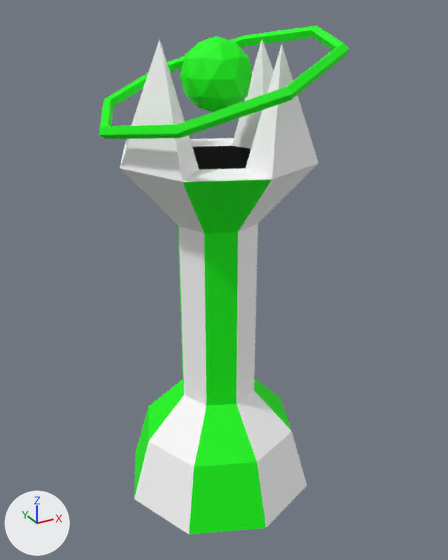
Before and after pictures for a commit that changed the FBX model AsyncTD/Assets/Models/tower4.fbx.
Before and after are seen from a 50 mm camera at (-1.305, -2.441, 2.35) aimed at (0.029, -0.014, 1.137). The axes (+X, +Y, +Z) are drawn at lower left. The lights are the same throughout. Where no turn or scale is listed for an object, it has been applied to the vertices.
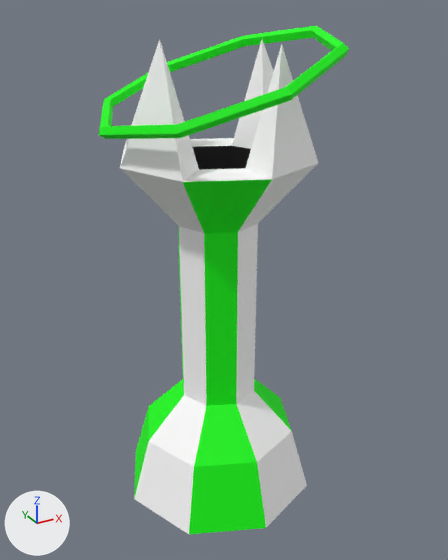
Boxes [x1, y1, x2, y2] around the edits, measured in the pictures (448 x 560 px):
'Icosphere.007', deleted (green)
    before: [180, 36, 252, 112]

The change, as a diff of the scene's bpy script:
```diff
--- a/AsyncTD/Assets/Models/tower4.fbx.py
+++ b/AsyncTD/Assets/Models/tower4.fbx.py
@@ ob_icosphere_007 @@
-ob_icosphere_007 = bpy.data.objects.new('Icosphere.007', me_icosphere_007)
-ob_icosphere_007.location = (0.0, 0.0, 0.0)
```
